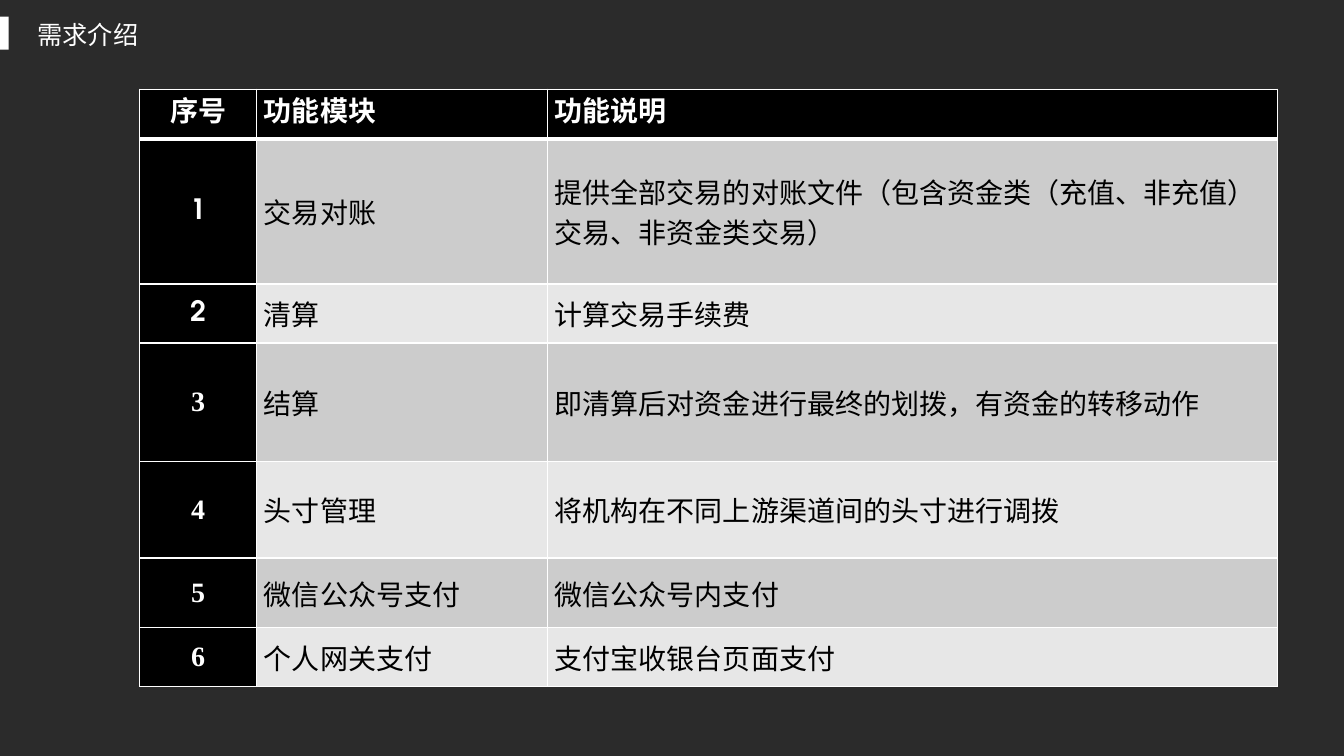
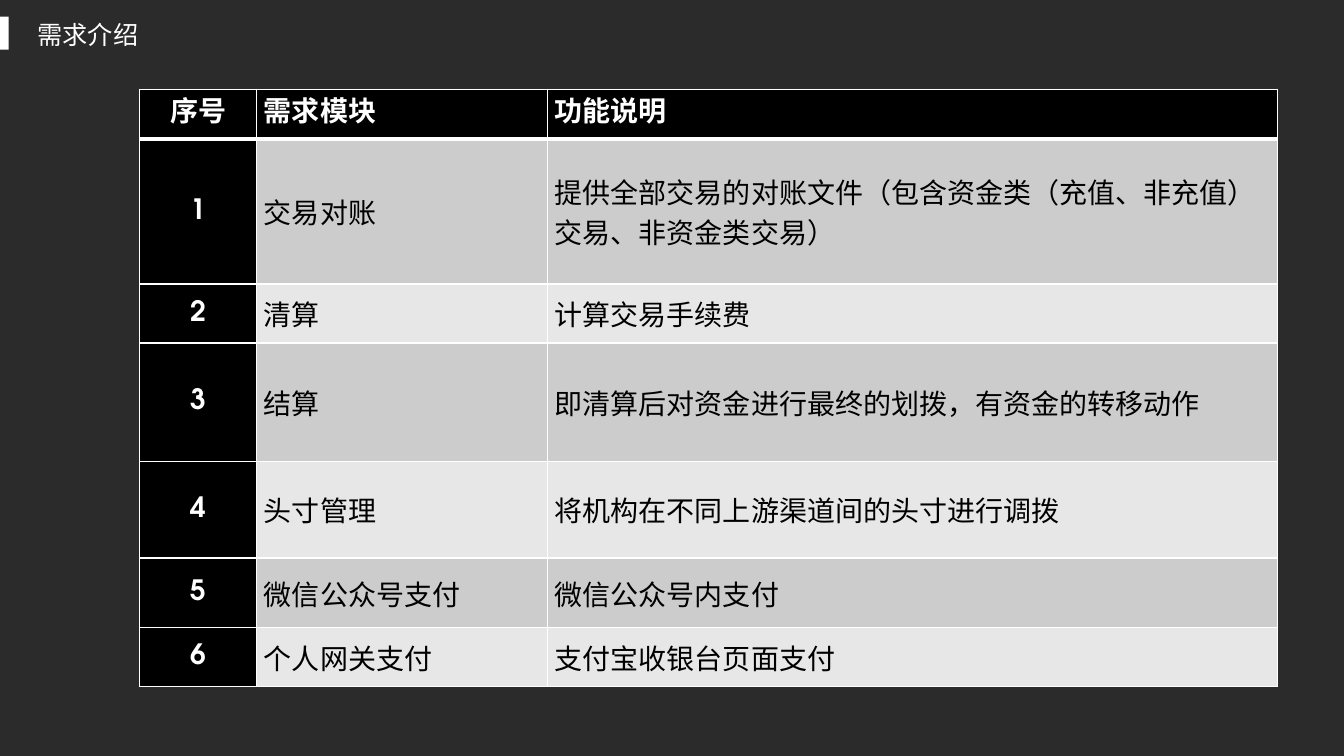
Before and after one commit to AngusMonroe/ClearSettlementSystem, a slide deck: slide 6 of paper/xjx/展示.pptx. Drawn at 1344x756 pixels with LibreOffice and Linux fonts; fonts in the diff are those of the drawing; background and template pictures are left out; a plain dark background stands for a picture behind light text. Boxes give left, top, right and bottom in pixels: in the first picture for what was removed or moved away, otherwise in the second. Text is boxed around its words. In the diff, an @@ line names an element or a change of style, - is before the commit and + after.

```diff
--- a/paper/xjx/展示.pptx
+++ b/paper/xjx/展示.pptx
@@ table at bbox=[140, 89, 1279, 686] @@
-row 1, column 2: 功能模块
+row 1, column 2: 需求模块
@@ font Times New Roman to TeX Gyre Adventor in "3", "4", "5", "6" @@
```
Also in this commit, not shown: 6 other slides changed, 4 slides added, 3 other files.
